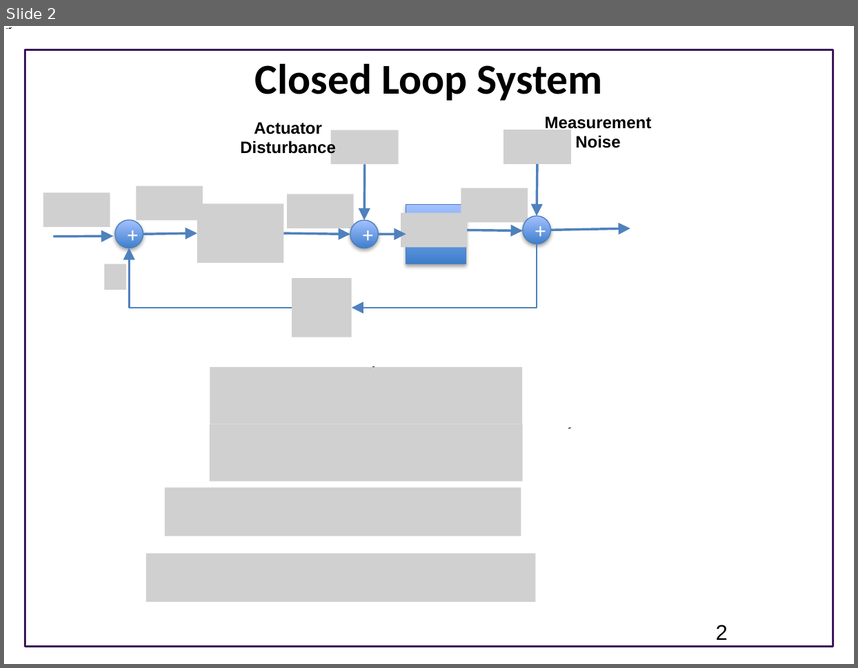
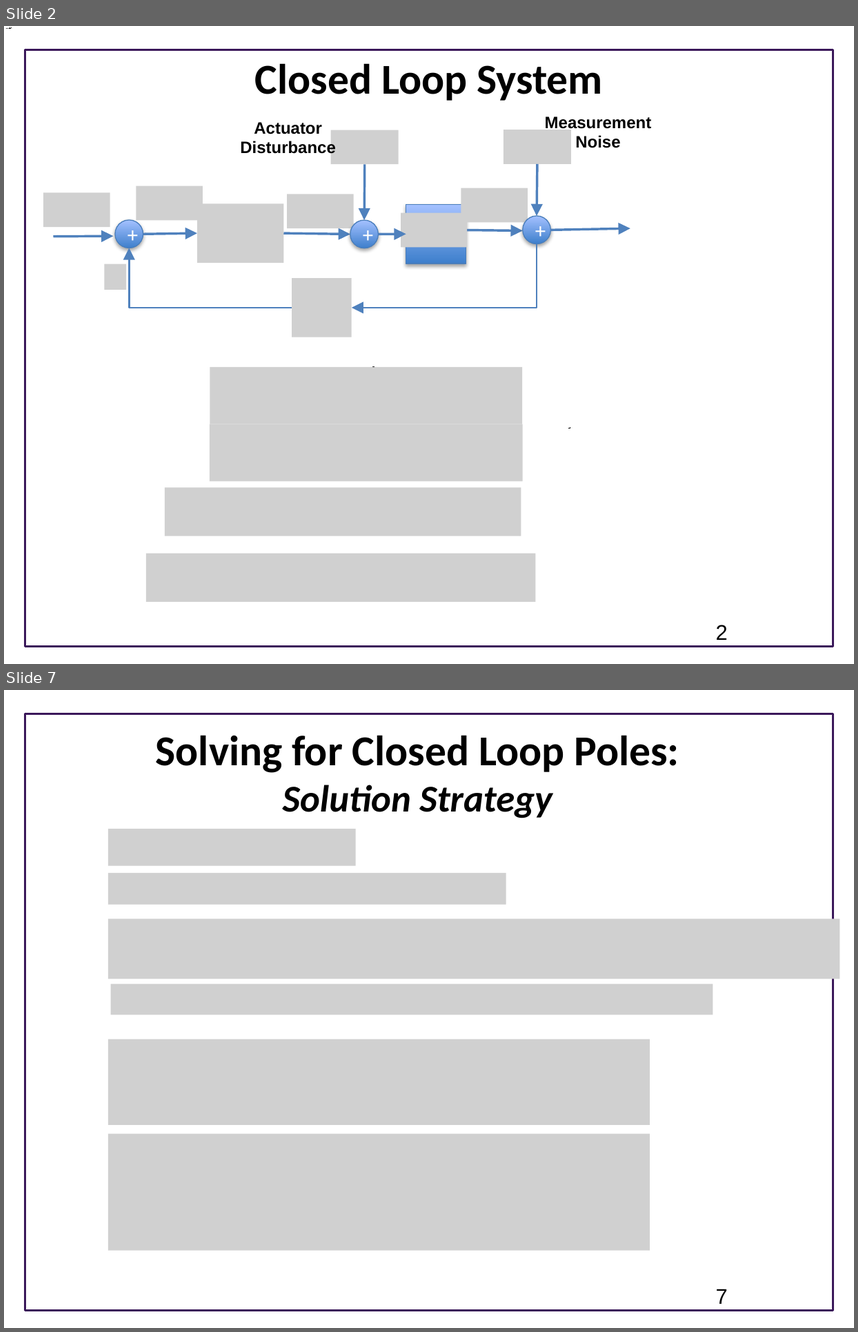
Before and after one commit to joseph-hellerstein/advanced-controls-lectures, a slide deck: Lecture_22-Designing-Closed-Loop-Systems/Designing-Proportional-Controllers.pptx. Shown one above the other, each under a label of ours: slide 2 before the commit, slides 2 and 7 after it; the slides between them are not shown. The pictures are 858x668 and 858x1332 pixels, drawn with LibreOffice and Linux fonts; fonts in the diff are those of the drawing; grey boxes stand for pictures; background and template pictures are left out. Boxes give left, top, right and bottom in pixels: in the first picture for what was removed or moved away, otherwise in the second. Text is boxed around its words. In the diff, an @@ line names an element or a change of style, - is before the commit and + after.

```diff
--- a/Lecture_22-Designing-Closed-Loop-Systems/Designing-Proportional-Controllers.pptx
+++ b/Lecture_22-Designing-Closed-Loop-Systems/Designing-Proportional-Controllers.pptx
@@ slide 7 added at (4, 690, 854, 1328), background #FFFFFF; not listed: 1 template element that a slide beside it also shows @@
@@ title added at (156, 735, 679, 818), 36 pt, text #000000, bold @@
+Solving for Closed Loop Poles:
+Solution Strategy
@@ picture added at (107, 829, 355, 866) @@
@@ picture added at (107, 873, 506, 904) @@
@@ picture added at (107, 918, 840, 979) @@
@@ picture added at (111, 983, 713, 1015) @@
@@ picture added at (107, 1038, 649, 1125) @@
@@ picture added at (107, 1134, 649, 1250) @@
@@ page number added at (716, 1288, 728, 1303), 18 pt, text #000000 @@
+7
```
Also in this commit, not shown: 1 slide changed, 4 other slides added.
